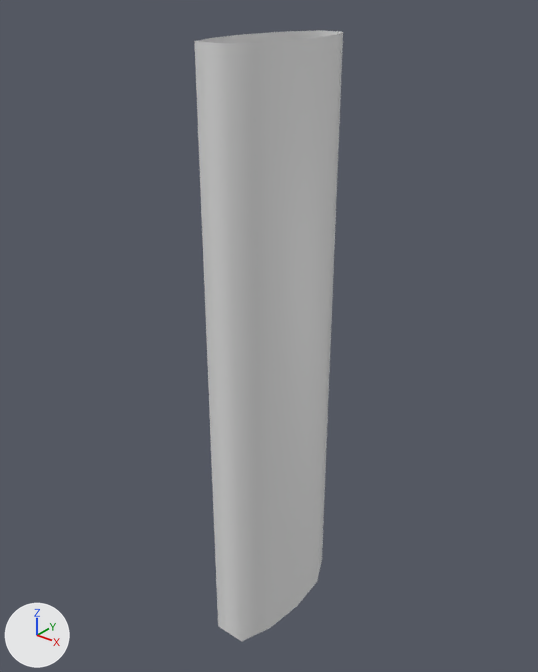
Renders of the FBX model Assets/Artists/Alyssa/Models/AssetPole.fbx from each side of a commit.
Camera for both pictures: a 50 mm lens placed at (3.61, -0.25, 5.87), pointed at (-0.12, 4.41, 2.98). The lights are fixed; the arrows at lower left show +X, +Y and +Z.

In view in the first picture: 'Pole '.
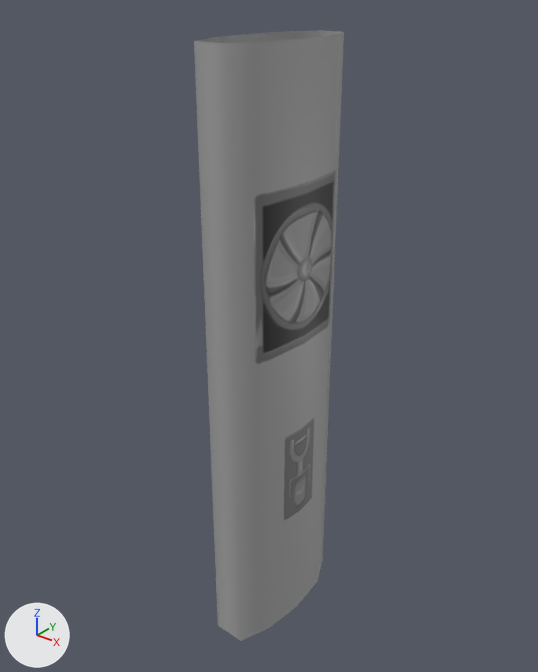
The newer file is also turned or shifted as a whole; pictures and numbers use the older file's frame.

Location of each change, (x1, y1, x2, y2) in pixels of the pictures (538 x 672 px):
'Pole ', recoloured, moved, turned: before (194, 30, 343, 642); after (194, 30, 344, 641)

Diff of the bpy script that builds the scene:
```diff
--- a/Assets/Artists/Alyssa/Models/AssetPole.fbx.py
+++ b/Assets/Artists/Alyssa/Models/AssetPole.fbx.py
@@ img_t_wallstest_png @@
+img_t_wallstest_png = load_image('T-WallsTest.png', '../Textures/T-WallsTest.png', 4096, 4069, 'sRGB')
@@ mat_material_002 @@
+mat_material_002 = principled_material('Material.002')
+mat_material_002.texture = img_t_wallstest_png
@@ me_cylinder @@
 me_cylinder.from_pydata(...)  # 60 vertices, 50 faces; spans x -31.0..29.0, y 6.0..546.0, z -506.0..-366.0
+me_cylinder.materials.append(mat_material_002)  # picture img_t_wallstest_png
@@ ob_pole @@
 ob_pole = bpy.data.objects.new('Pole ', me_cylinder)
-ob_pole.location = (0.0, 0.0, 0.0)
-ob_pole.rotation_euler = (1.571, 0.0, 0.0)  # degrees (90, 0, 0)
+ob_pole.location = (-0.05, 0.0, 0.0)
+ob_pole.rotation_euler = (1.571, 0.0, -0.0104)  # degrees (90, 0, -0.6)
 ob_pole.scale = (0.01, 0.01, 0.01)
```
